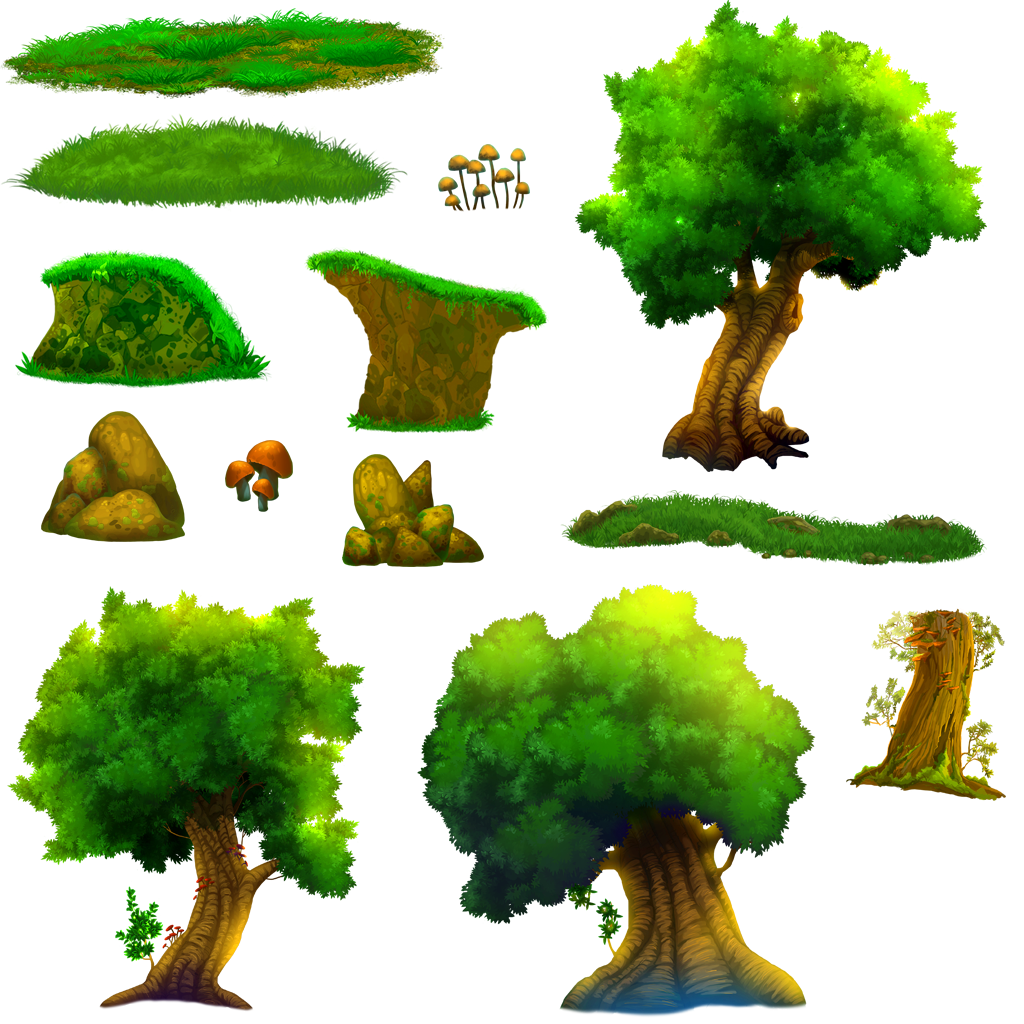
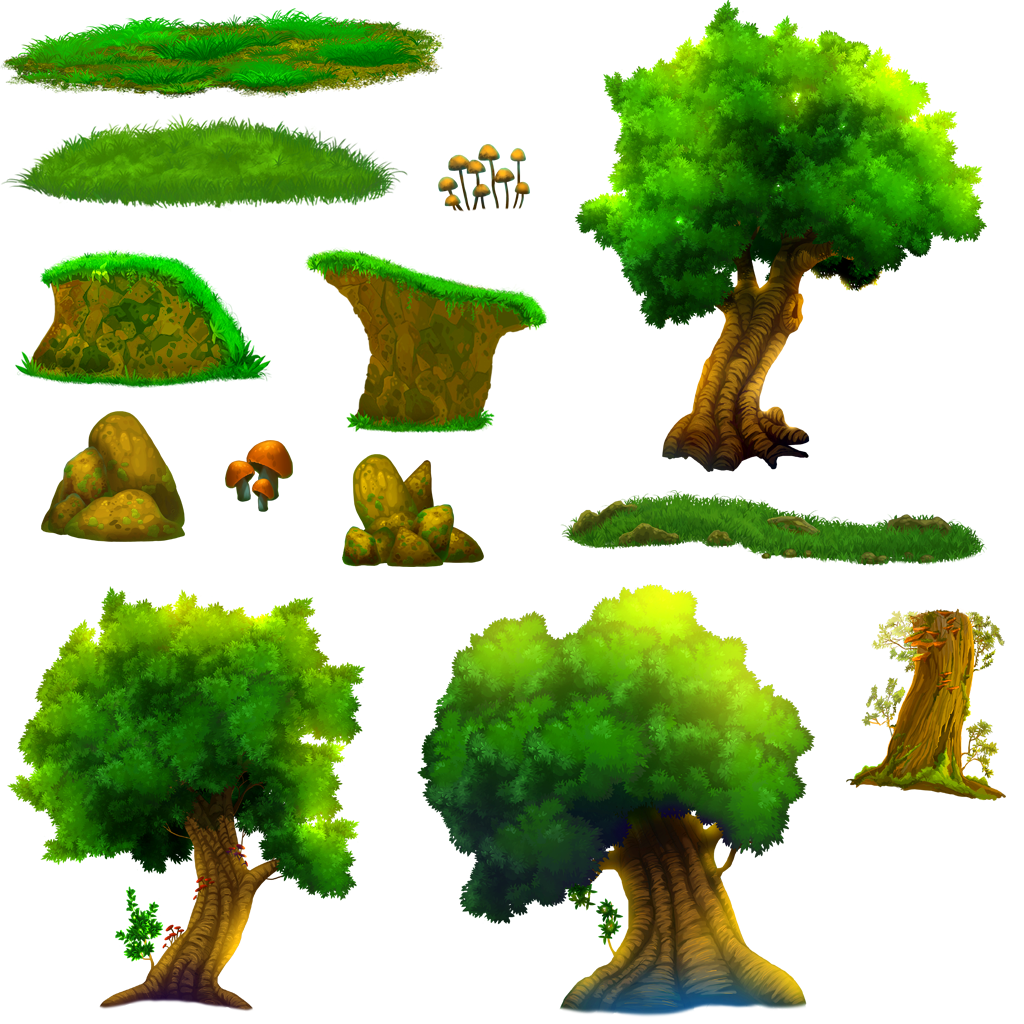
Before/after of a 1024 x 1024 layered artwork. What changed in the layer stack:
painted on "Layer 3" over [21, 262, 235, 386]
